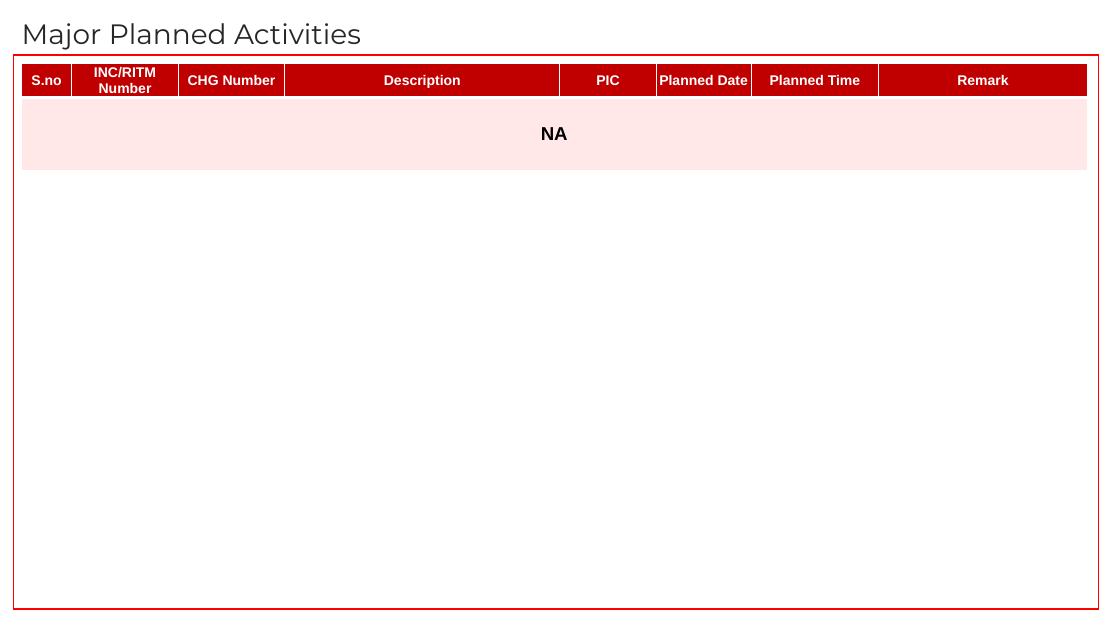
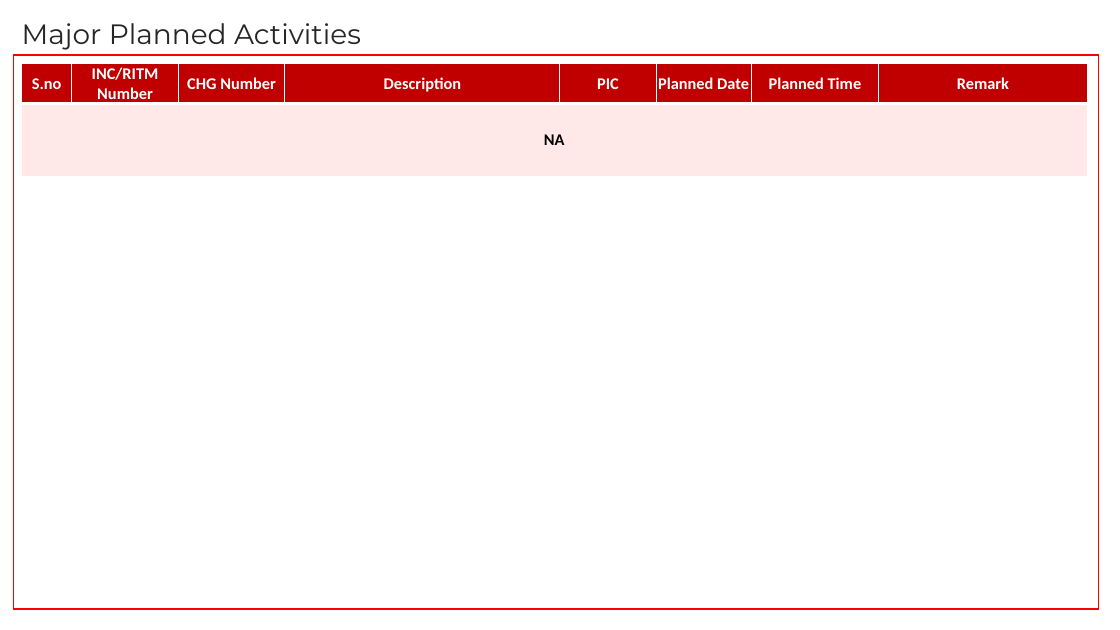
Before and after one commit to Ashu-tosh-Padhi/AshutoshPortfolio, a slide deck: slide 20 of OMEGA Azure(PaaS&SaaS) Module Meeting_03 Mar'26.pptx. Drawn at 1120x630 pixels with LibreOffice and Linux fonts; fonts in the diff are those of the drawing. Boxes give left, top, right and bottom in pixels: in the first picture for what was removed or moved away, otherwise in the second. Text is boxed around its words. In the diff, an @@ line names an element or a change of style, - is before the commit and + after.

```diff
--- a/OMEGA Azure(PaaS&SaaS) Module Meeting_03 Mar'26.pptx
+++ b/OMEGA Azure(PaaS&SaaS) Module Meeting_03 Mar'26.pptx
@@ table at <box>22,64,1088,176</box> @@
@@ size 12 to 14 pt, font Arial to Calibri @@
@@ size 16 to 14 pt in "NA" @@
```
Also in this commit, not shown: 13 other slides changed.
